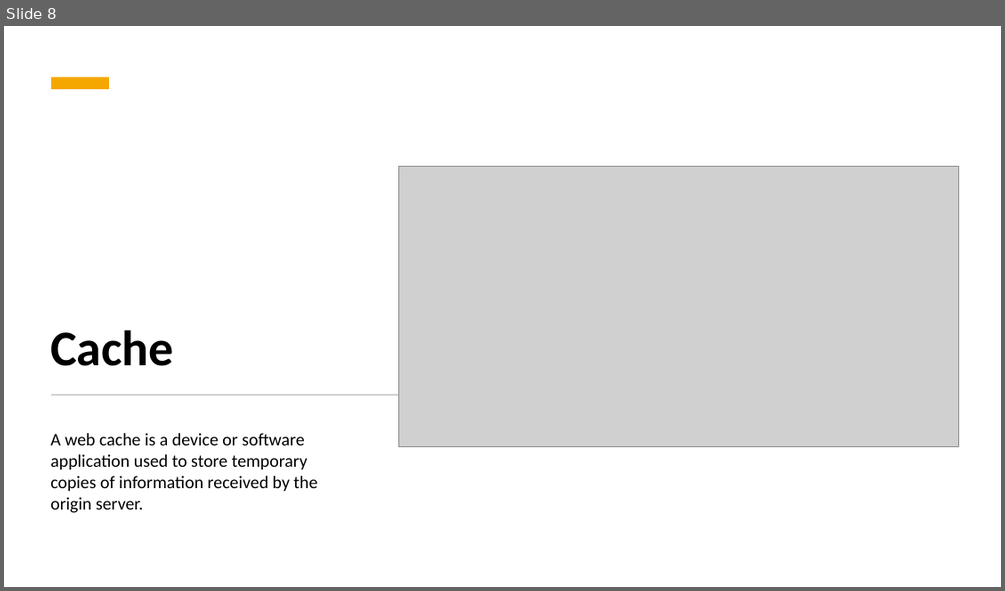
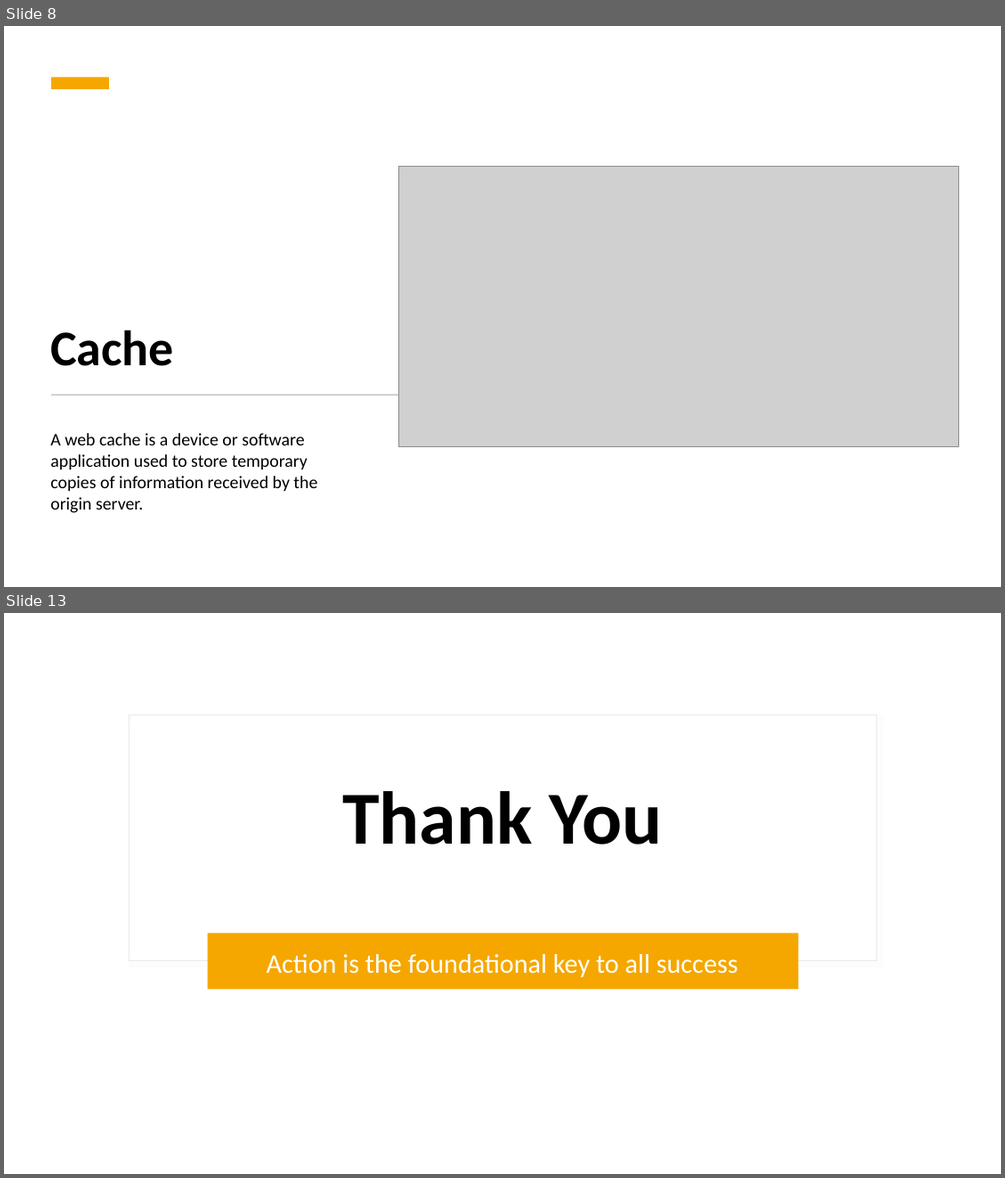
Before and after one commit to hamzaBaig1998/ACCWebSearchEngine, a slide deck: presentation/Group14_websearchengine_presentation.pptx. Shown one above the other, each under a label of ours: slide 8 before the commit, slides 8 and 13 after it; the slides between them are not shown. The pictures are 1005x591 and 1005x1178 pixels, drawn with LibreOffice and Linux fonts; fonts in the diff are those of the drawing; grey boxes stand for pictures. Boxes give left, top, right and bottom in pixels: in the first picture for what was removed or moved away, otherwise in the second. Text is boxed around its words. In the diff, an @@ line names an element or a change of style, - is before the commit and + after.

```diff
--- a/presentation/Group14_websearchengine_presentation.pptx
+++ b/presentation/Group14_websearchengine_presentation.pptx
@@ slide 13 added at (4, 613, 1001, 1174), background #FFFFFF @@
@@ rectangle added at (4, 613, 1001, 1174), fill #FFFFFF @@
@@ rectangle added at (129, 714, 877, 961), fill #FFFFFF, outline #E9E9E9 1 pt @@
@@ title added at (342, 791, 662, 844), 72 pt, text #000000, bold @@
+Thank You
@@ rounded rectangle added at (208, 933, 798, 989), fill #F5A700 @@
@@ subtitle added at (267, 954, 738, 977), 25.9 pt, text #FFFFFF @@
+Action is the foundational key to all success
```
Also in this commit, not shown: 3 slides changed, 1 other slide added, 1 slide removed.
